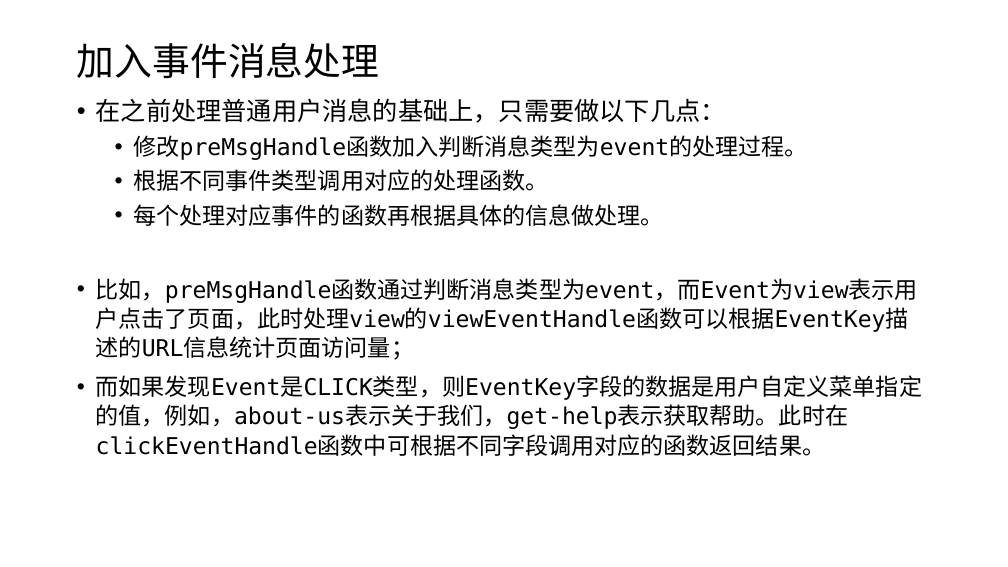
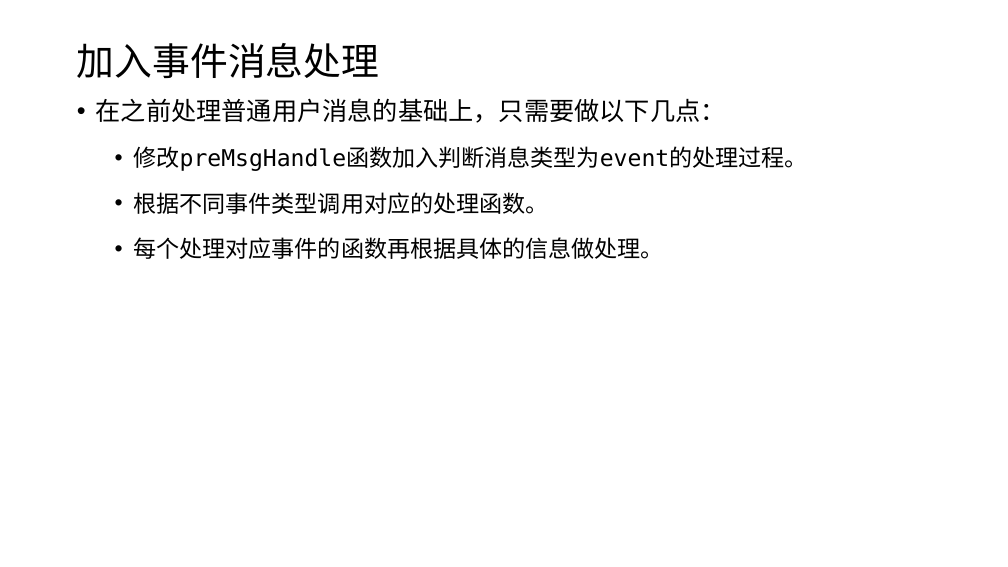
Before and after one commit to edu2act/course-wechat-and-miniprogram, a slide deck: slide 5 of ch04/事件消息处理.pptx (slide 6 before the commit). Drawn at 1008x567 pixels with LibreOffice and Linux fonts; fonts in the diff are those of the drawing. Boxes give left, top, right and bottom in pixels: in the first picture for what was removed or moved away, otherwise in the second. Text is boxed around its words. In the diff, an @@ line names an element or a change of style, - is before the commit and + after.

```diff
--- a/ch04/事件消息处理.pptx
+++ b/ch04/事件消息处理.pptx
@@ text at (x1=134, y1=146, x2=808, y2=259): line spacing 1.05 to 1.45 @@
@@ text at (x1=96, y1=278, x2=922, y2=456): paragraphs removed @@
-• 比如，preMsgHandle函数通过判断消息类型为event，而Event为view表示用户点击了页面，此时处理view的viewEventHandle函数可以根据EventKey描述的URL信息统计页面访问量；
-• 而如果发现Event是CLICK类型，则EventKey字段的数据是用户自定义菜单指定的值，例如，about-us表示关于我们，get-help表示获取帮助。此时在clickEventHandle函数中可根据不同字段调用对应的函数返回结果。
```
Also in this commit, not shown: 6 other files.
